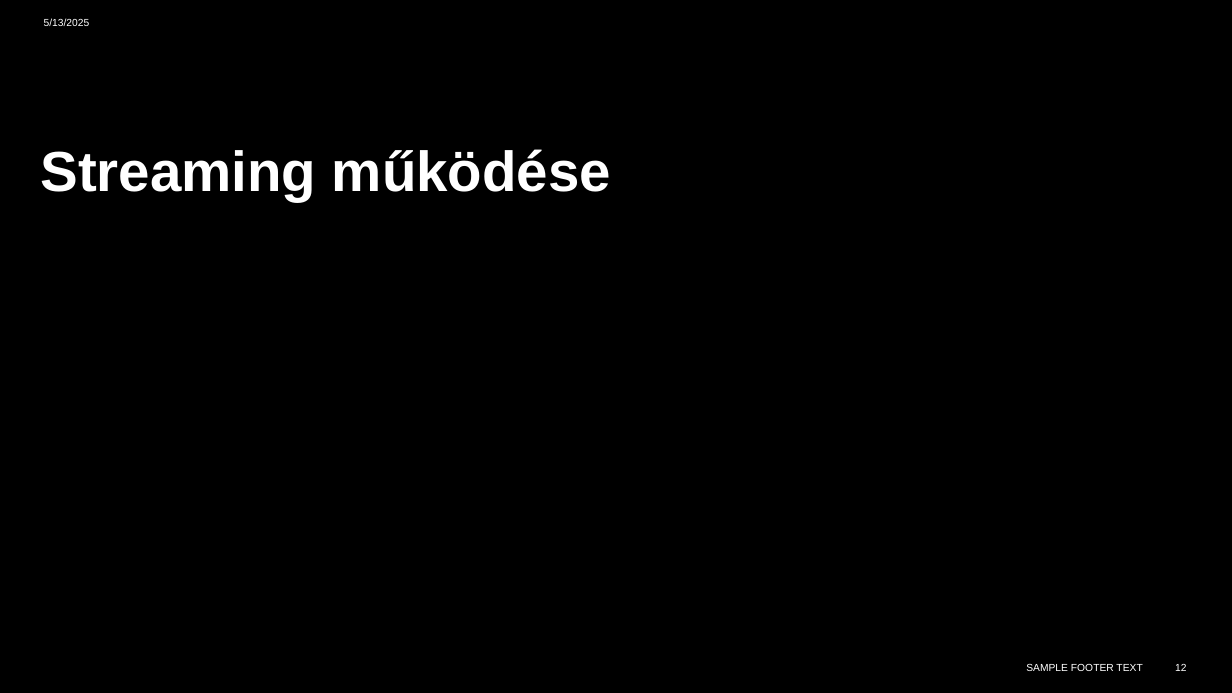
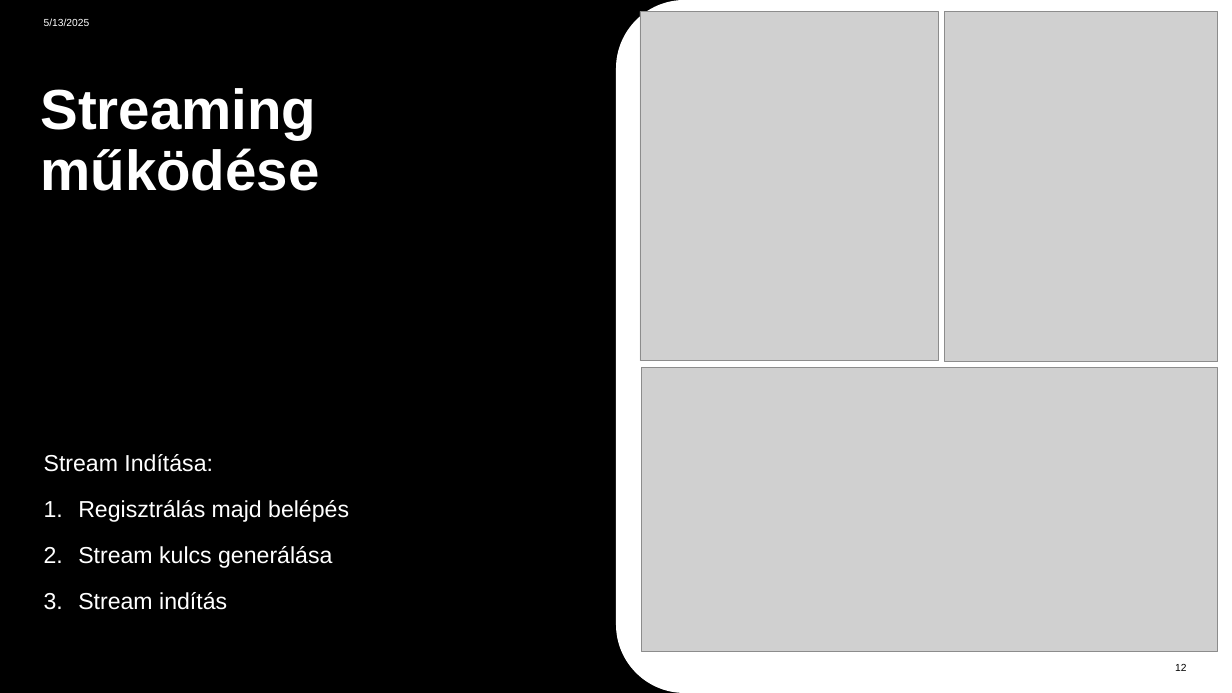
Before and after one commit to GriffManoue/live-streaming-kubernetes, a slide deck: slide 12 of Documents/live-streaming-service-presentation.pptx. Drawn at 1232x693 pixels with LibreOffice and Linux fonts; fonts in the diff are those of the drawing; grey boxes stand for pictures. Boxes give left, top, right and bottom in pixels: in the first picture for what was removed or moved away, otherwise in the second. Text is boxed around its words. In the diff, an @@ line names an element or a change of style, - is before the commit and + after.

Commit message:
feat: Update live streaming service presentation file

```diff
--- a/Documents/live-streaming-service-presentation.pptx
+++ b/Documents/live-streaming-service-presentation.pptx
@@ freeform shape added at (x1=616, y1=0, x2=1232, y2=693), fill #FFFFFF @@
@@ picture added at (x1=640, y1=11, x2=939, y2=360) @@
@@ picture added at (x1=945, y1=11, x2=1218, y2=361) @@
@@ title "Streaming működése" moved from (x1=40, y1=149, x2=611, y2=201) to (x1=40, y1=88, x2=319, y2=191) @@
@@ title "Streaming működése" at (x1=40, y1=88, x2=319, y2=191): vertical alignment bottom to top @@
@@ picture added at (x1=641, y1=368, x2=1218, y2=652) @@
@@ text added at (x1=44, y1=454, x2=349, y2=610), 18 pt, text #FFFFFF @@
+Stream Indítása:
+1. Regisztrálás majd belépés
+2. Stream kulcs generálása
+3. Stream indítás
@@ page number at (x1=1175, y1=664, x2=1186, y2=671): text colour #FFFFFF to #000000; more space between paragraphs @@
@@ text removed at (x1=1026, y1=664, x2=1142, y2=671) @@
-SAMPLE FOOTER TEXT
```
Also in this commit, not shown: 3 other slides changed.
